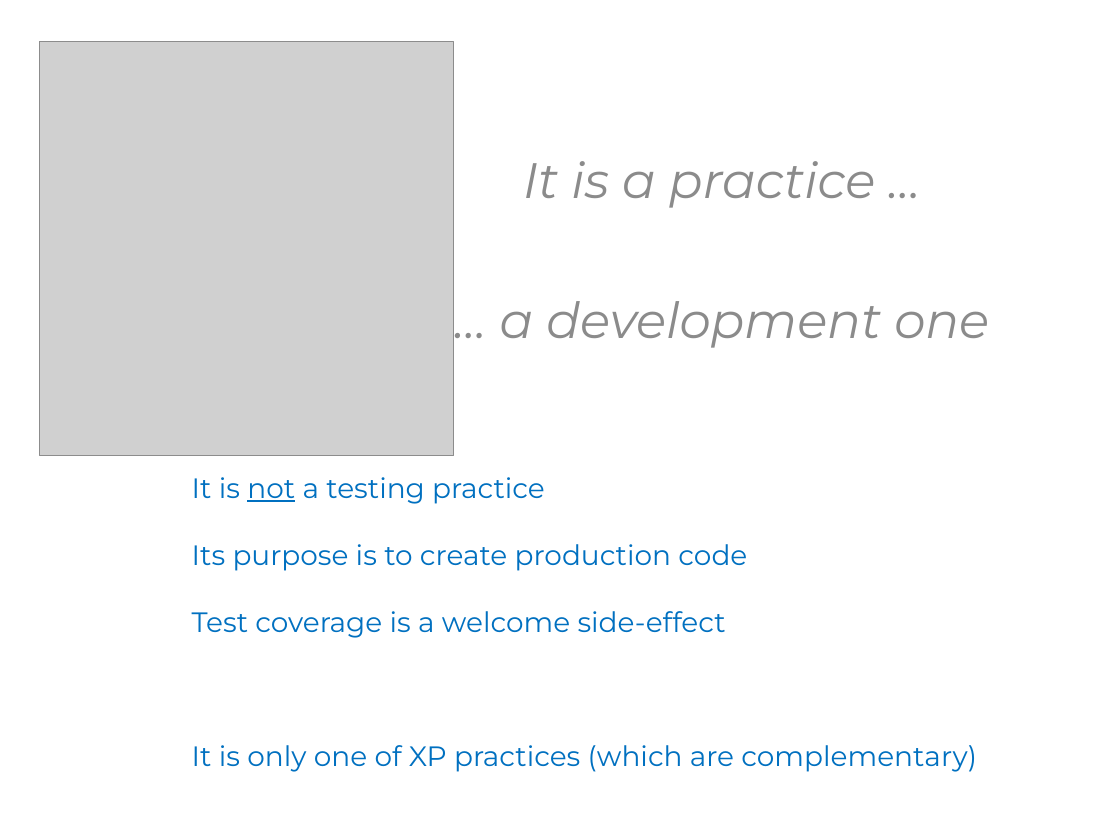
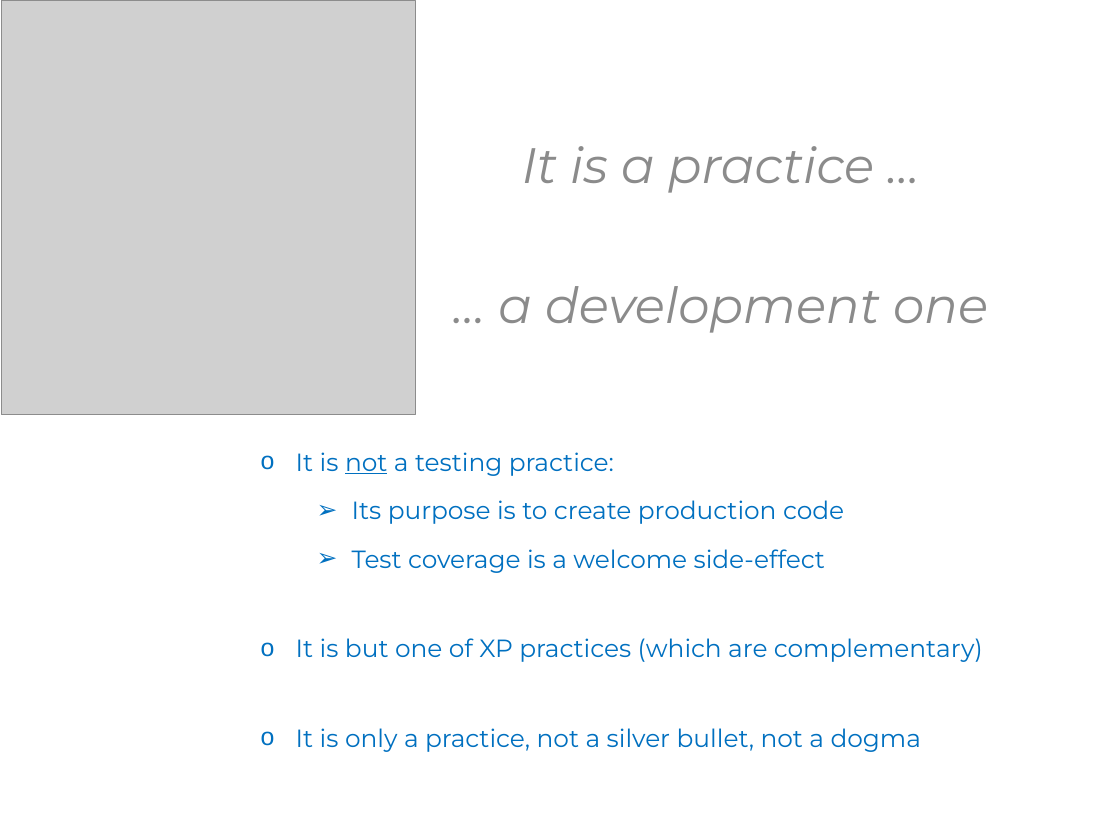
Before and after one commit to KhrisFernandez/tdd, a slide deck: slide 4 of initiation/resources/TDD - Initiation - EN.pptx (slide 5 before the commit). Drawn at 1120x840 pixels with LibreOffice and Linux fonts; fonts in the diff are those of the drawing; grey boxes stand for pictures. Boxes give left, top, right and bottom in pixels: in the first picture for what was removed or moved away, otherwise in the second. Text is boxed around its words. In the diff, an @@ line names an element or a change of style, - is before the commit and + after.

```diff
--- a/initiation/resources/TDD - Initiation - EN.pptx
+++ b/initiation/resources/TDD - Initiation - EN.pptx
@@ picture: place and size @@
-picture at <box>39,41,454,456</box>
+picture at <box>1,1,416,416</box>
@@ text "It is a practice …": place and size @@
-text "It is a practice …" at <box>500,161,989,348</box>
+text "It is a practice …" at <box>498,146,988,333</box>
@@ text "It is not a testing ...": place and size @@
-text "It is not a testing ..." at <box>192,477,977,772</box>
+text "It is not a testing ..." at <box>296,452,983,752</box>
@@ text at <box>296,452,614,476</box>: text changed; size 18 to 16 pt @@
-It is not a testing practice
+o It is not a testing practice:
@@ text at <box>352,500,844,573</box>: size 18 to 16 pt in "Its purpose is to create production code", "Test coverage is a welcome side-effect"; bullet none to ➢; list level 1 to 2 in "Its purpose is to create ..."; list level 1 to 2 in "Test coverage is a welcome ..." @@
@@ text at <box>296,638,983,752</box>: text changed; size 18 to 16 pt @@
-It is only one of XP practices (which are complementary)
+o It is but one of XP practices (which are complementary)
+o It is only a practice, not a silver bullet, not a dogma
```
Also in this commit, not shown: 43 other slides changed, 14 slides added, 9 slides removed, 1 other file.
